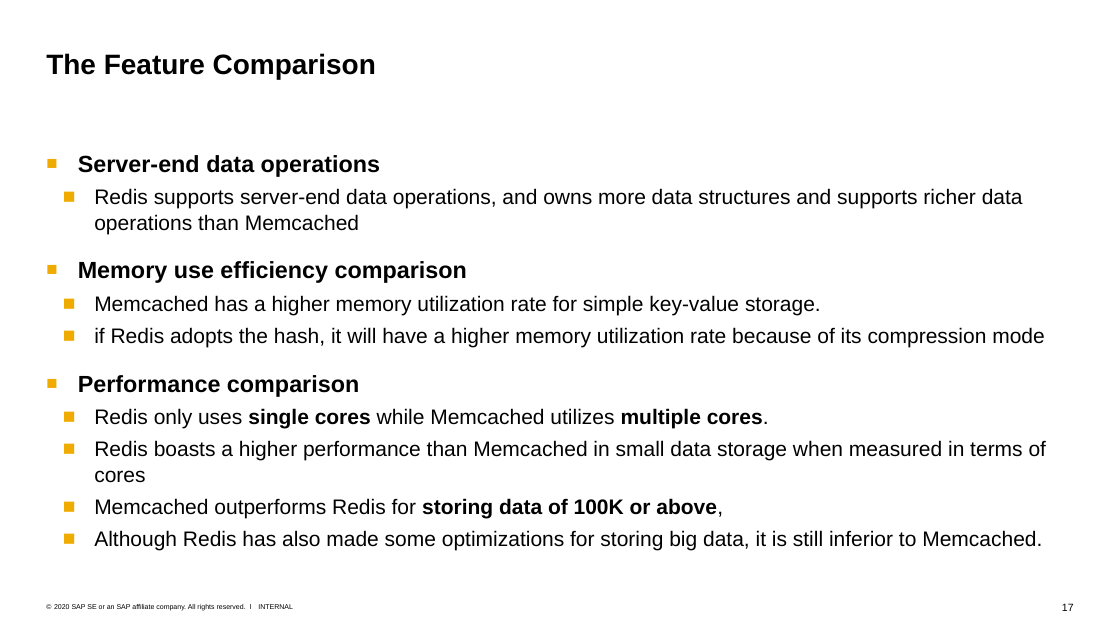
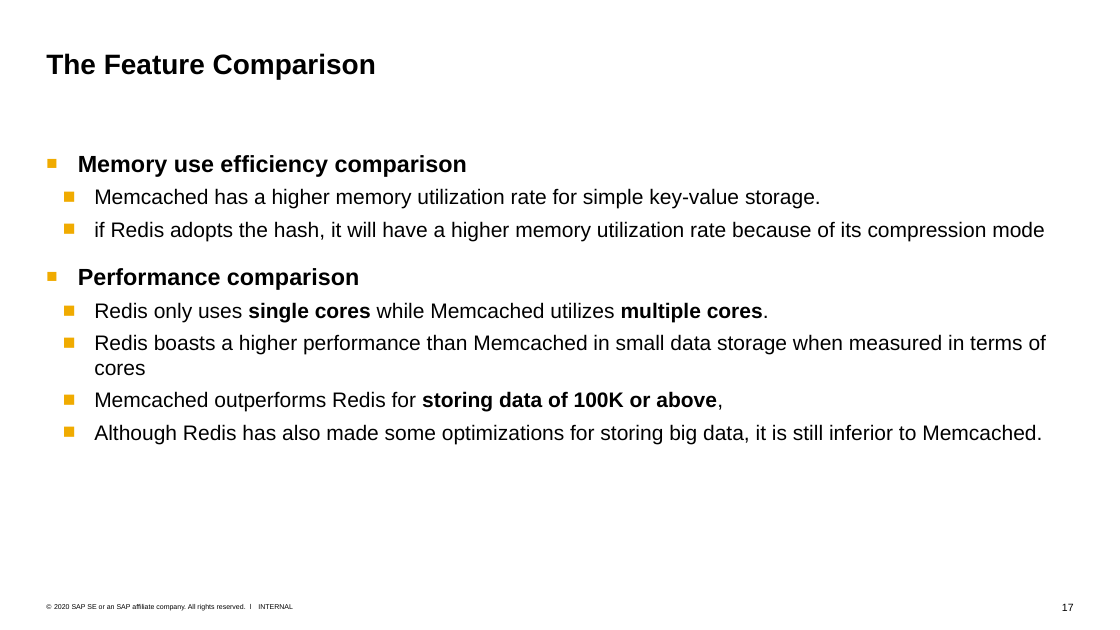
Before and after one commit to Voidkai/Survey_on_NoSQL, a slide deck: slide 17 of NoSQL/The_survey_on_redis.pptx. Drawn at 1120x630 pixels with LibreOffice and Linux fonts; fonts in the diff are those of the drawing. Boxes give left, top, right and bottom in pixels: in the first picture for what was removed or moved away, otherwise in the second. Text is boxed around its words. In the diff, an @@ line names an element or a change of style, - is before the commit and + after.

```diff
--- a/NoSQL/The_survey_on_redis.pptx
+++ b/NoSQL/The_survey_on_redis.pptx
@@ text at (x1=78, y1=155, x2=1023, y2=234): paragraphs removed @@
-■ Server-end data operations
-  ■ Redis supports server-end data operations, and owns more data structures and supports richer data operations than Memcached
```
Also in this commit, not shown: 6 other slides changed.
